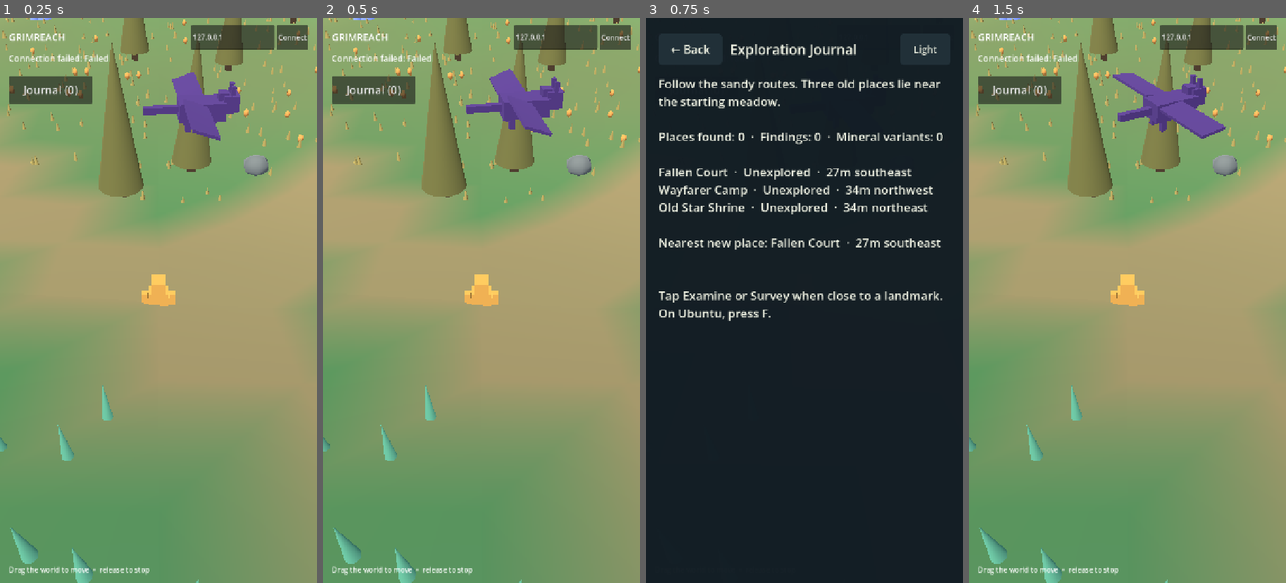
Above: before the commit, frames 1-4 (left to right).
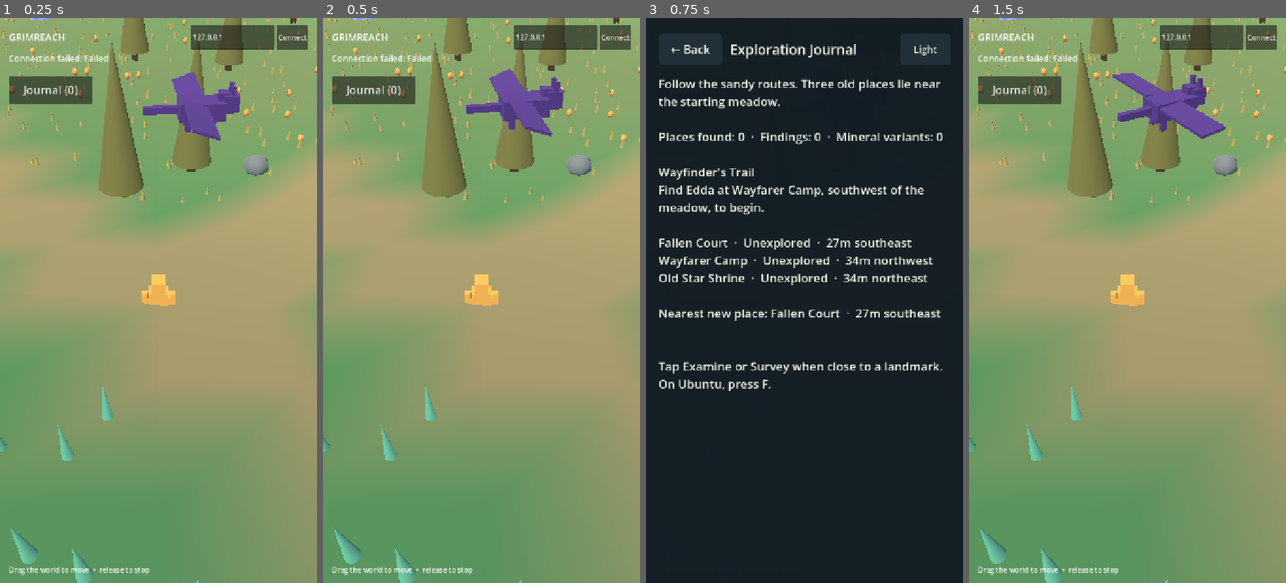
Above: after the commit, the same moments.

Repository: mozrin/grimreach
Game: Godot game, scene res://main.tscn
Two runs of this game, one before a commit and one after it. Both use one fixed random seed, a clock stepped at 60 frames per second and the inputs below.
Inputs:
- Up to frame 1 (0.25 s): no input
- Up to frame 2 (0.5 s): no input
- Up to frame 3 (0.75 s): click "Journal (0)" at 0.5 s
- Up to frame 4 (1.5 s): click "← Back" at 1.25 s

Frames 1-2 are identical in both runs. In frame 3, 6.8% of the frame differs, in the area x 4-94%, y 26-66%; in frame 4, nothing differs.

Commit message:
feat(exploration): add Wayfinder opening trail
Connect the camp, shrine, court, and mineral sample in a persistent guided quest.

- Place Edda at the opening camp and mirror her collision on the server
- Track objectives and award the Wayfinder's Mark once
- Verify quest persistence and update Linux and Android documentation

Diff:
--- a/client/exploration/journal.gd
+++ b/client/exploration/journal.gd
@@ -9,6 +9,8 @@
 var samples: Dictionary = {}
 var vein_last_sampled: Dictionary = {}
 var dark_mode := true
+var quest_started := false
+var quest_completed := false
 var nearby: Dictionary = {}
 var nearby_vein: Dictionary = {}
 var active_vein: Dictionary = {}
@@ -24,6 +26,7 @@
 var theme_button: Button
 var back_button: Button
 var collect_button: Button
+var quest_button: Button
 
 
 func _ready() -> void:
@@ -81,6 +84,8 @@
 		samples = parsed.get("samples", {})
 		vein_last_sampled = parsed.get("vein_last_sampled", {})
 		dark_mode = parsed.get("dark_mode", true)
+		quest_started = parsed.get("quest_started", false)
+		quest_completed = parsed.get("quest_completed", false)
 
 
 func _save() -> void:
@@ -88,7 +93,7 @@
 	if file == null:
 		push_error("Could not save exploration journal")
 		return
-	file.store_string(JSON.stringify({"discovered": discovered, "examined": examined, "samples": samples, "vein_last_sampled": vein_last_sampled, "dark_mode": dark_mode}))
+	file.store_string(JSON.stringify({"discovered": discovered, "examined": examined, "samples": samples, "vein_last_sampled": vein_last_sampled, "dark_mode": dark_mode, "quest_started": quest_started, "quest_completed": quest_completed}))
 	file.close()
 
 
@@ -178,12 +183,21 @@
 	collect_button.visible = false
 	collect_button.pressed.connect(_collect_sample)
 	column.add_child(collect_button)
+	quest_button = Button.new()
+	quest_button.custom_minimum_size.y = 78
+	quest_button.add_theme_font_size_override("font_size", 27)
+	quest_button.visible = false
+	quest_button.pressed.connect(_advance_quest)
+	column.add_child(quest_button)
 
 
 func _show_journal() -> void:
 	active_vein = {}
 	collect_button.visible = false
+	quest_button.visible = false
 	var lines := ["Follow the sandy routes. Three old places lie near the starting meadow.", "", "Places found: %d  ·  Findings: %d  ·  Mineral variants: %d" % [discovered.size(), examined.size(), samples.size()], ""]
+	lines.append(_quest_text())
+	lines.append("")
 	for key in [Vector2i.ZERO, Vector2i(-1, -1), Vector2i(0, -1)]:
 		if terrain.sites.has(key):
 			var site: Dictionary = terrain.sites[key]
@@ -234,10 +248,17 @@
 	var first_visit := not examined.has(nearby.id)
 	active_vein = {}
 	collect_button.visible = false
+	quest_button.visible = false
 	examined[nearby.id] = true
 	_save()
 	var finding := "New finding recorded.\n\n" if first_visit else "You have studied this place before.\n\n"
-	_open_view(nearby.name, finding + _lore(nearby.kind))
+	var content := finding + _lore(nearby.kind)
+	if nearby.id == "camp:-1:-1":
+		content += "\n\nEdda the Wayfinder waits beside the fire.\n\n" + _quest_text()
+		quest_button.visible = not quest_completed
+		quest_button.text = "Begin Wayfinder's Trail" if not quest_started else "Claim Wayfinder's Mark"
+		quest_button.disabled = quest_started and not _quest_ready()
+	_open_view(nearby.name, content)
 
 
 func _interact() -> void:
@@ -249,6 +270,7 @@
 
 func _survey() -> void:
 	active_vein = nearby_vein
+	quest_button.visible = false
 	var quantity := 0
 	if samples.has(active_vein.id):
 		quantity = int(samples[active_vein.id].quantity)
@@ -284,6 +306,39 @@
 	collect_button.text = "Ready in 60s"
 
 
+func _quest_ready() -> bool:
+	return examined.has("shrine:0:-1") and examined.has("ruin:0:0") and not samples.is_empty()
+
+
+func _quest_text() -> String:
+	if quest_completed:
+		return "Wayfinder's Trail complete · Wayfinder's Mark earned.\nEdda's next lead: follow the north road beyond the Old Star Shrine."
+	var lines := ["Wayfinder's Trail"]
+	if not quest_started:
+		lines.append("Find Edda at Wayfarer Camp, southwest of the meadow, to begin.")
+	else:
+		lines.append("%s Examine the Old Star Shrine" % ["✓" if examined.has("shrine:0:-1") else "○"])
+		lines.append("%s Examine the Fallen Court" % ["✓" if examined.has("ruin:0:0") else "○"])
+		lines.append("%s Collect a mineral sample" % ["✓" if not samples.is_empty() else "○"])
+		lines.append("Return to Edda at Wayfarer Camp." if _quest_ready() else "Follow the sandy paths between the sites.")
+	return "\n".join(lines)
+
+
+func _advance_quest() -> void:
+	if nearby.get("id", "") != "camp:-1:-1" or quest_completed:
+		return
+	if not quest_started:
+		quest_started = true
+		quest_button.text = "Claim Wayfinder's Mark"
+		quest_button.disabled = not _quest_ready()
+		content_label.text = "Edda points to the shrine and the fallen court. Study both places, collect a mineral sample, then come back.\n\n" + _quest_text()
+	elif _quest_ready():
+		quest_completed = true
+		quest_button.visible = false
+		content_label.text = "Edda traces a winding road on her map and hands you the Wayfinder's Mark.\n\n" + _quest_text()
+	_save()
+
+
 func _lore(kind: String) -> String:
 	match kind:
 		"ruin":
@@ -308,6 +363,7 @@
 	overlay.visible = false
 	active_vein = {}
 	collect_button.visible = false
+	quest_button.visible = false
 	examine_button.visible = not nearby.is_empty() or not nearby_vein.is_empty()
 	nearby_label.visible = examine_button.visible
 
@@ -324,7 +380,7 @@
 	var button_color := Color(0.13, 0.19, 0.22) if dark_mode else Color(0.82, 0.84, 0.78)
 	title_label.add_theme_color_override("font_color", text_color)
 	content_label.add_theme_color_override("font_color", text_color)
-	for button in [back_button, theme_button, collect_button]:
+	for button in [back_button, theme_button, collect_button, quest_button]:
 		var style := StyleBoxFlat.new()
 		style.bg_color = button_color
 		style.set_corner_radius_all(9)
--- a/client/tests/journal_smoke.gd
+++ b/client/tests/journal_smoke.gd
@@ -27,6 +27,19 @@
 		quit(1)
 		return
 	journal._close_view()
+	var camp: Dictionary = terrain.sites[Vector2i(-1, -1)]
+	journal.update_position(camp.position + Vector3(2, 0, 3))
+	journal._examine()
+	journal._advance_quest()
+	if not journal.quest_started or journal.quest_completed:
+		push_error("Wayfinder trail did not begin at camp")
+		quit(1)
+		return
+	journal._close_view()
+	var court: Dictionary = terrain.sites[Vector2i.ZERO]
+	journal.update_position(court.position)
+	journal._examine()
+	journal._close_view()
 	var vein: Dictionary = terrain.veins[Vector2i.ZERO]
 	journal.update_position(vein.position + Vector3(2, 0, 0))
 	journal._survey()
@@ -36,6 +49,19 @@
 		push_error("Mineral sample was missing or cooldown allowed an instant duplicate")
 		quit(1)
 		return
+	journal._close_view()
+	journal.update_position(camp.position + Vector3(2, 0, 3))
+	journal._examine()
+	if not journal._quest_ready():
+		push_error("Completed trail objectives were not recognized")
+		quit(1)
+		return
+	journal._advance_quest()
+	journal._advance_quest()
+	if not journal.quest_completed:
+		push_error("Wayfinder mark was not awarded")
+		quit(1)
+		return
 	journal.queue_free()
 	await process_frame
 	var restored = JOURNAL_SCRIPT.new()
@@ -43,14 +69,14 @@
 	restored.save_path = save_path
 	root.add_child(restored)
 	await process_frame
-	if not restored.discovered.has(shrine.id) or not restored.examined.has(shrine.id) or not restored.samples.has(vein.id):
+	if not restored.discovered.has(shrine.id) or not restored.examined.has(shrine.id) or not restored.samples.has(vein.id) or not restored.quest_completed:
 		push_error("Discovery did not survive a client restart")
 		quit(1)
 		return
 	terrain.update_around(Vector3(1000, 0, 1000))
 	terrain.update_around(Vector3.ZERO)
 	restored.update_position(terrain.sites[Vector2i(0, -1)].position)
-	if restored.discovered.size() != 1:
+	if restored.discovered.size() != 3:
 		push_error("Returning to a streamed site duplicated its discovery")
 		quit(1)
 		return
--- a/client/world/terrain.gd
+++ b/client/world/terrain.gd
@@ -380,6 +380,29 @@
 	_add_site_block(root, origin + Vector3(0, 0.9, 0), Vector3(0.7, 1.1, 0.7), ember)
 	_add_site_block(root, origin + Vector3(0, 1.8, 4), Vector3(0.18, 3.6, 0.18), trunk_material)
 	_add_site_block(root, origin + Vector3(0.9, 3.1, 4), Vector3(1.8, 0.9, 0.08), canvas)
+	if site.id == "camp:-1:-1":
+		var guide_x: float = origin.x - 2.2
+		var guide_z: float = origin.z + 3.0
+		var guide_base := Vector3(guide_x, height_at(guide_x, guide_z), guide_z)
+		var cloak := _colored_material(Color(0.24, 0.38, 0.47))
+		var skin := _colored_material(Color(0.72, 0.53, 0.38))
+		_add_site_block(root, guide_base + Vector3(0, 1.05, 0), Vector3(0.85, 1.5, 0.55), cloak)
+		var head := MeshInstance3D.new()
+		var head_mesh := SphereMesh.new()
+		head_mesh.radius = 0.38
+		head_mesh.height = 0.76
+		head.mesh = head_mesh
+		head.material_override = skin
+		head.position = guide_base + Vector3(0, 2.05, 0)
+		root.add_child(head)
+		_add_site_block(root, guide_base + Vector3(0, 2.48, 0), Vector3(1.2, 0.18, 1.0), cloak)
+		var nameplate := Label3D.new()
+		nameplate.text = "Edda · Wayfinder"
+		nameplate.font_size = 48
+		nameplate.pixel_size = 0.006
+		nameplate.billboard = BaseMaterial3D.BILLBOARD_ENABLED
+		nameplate.position = guide_base + Vector3(0, 3.4, 0)
+		root.add_child(nameplate)
 
 
 func _add_shrine(root: Node3D, site: Dictionary) -> void:
Not shown, changed: server/collision.go
Not shown, changed: server/collision_test.go
